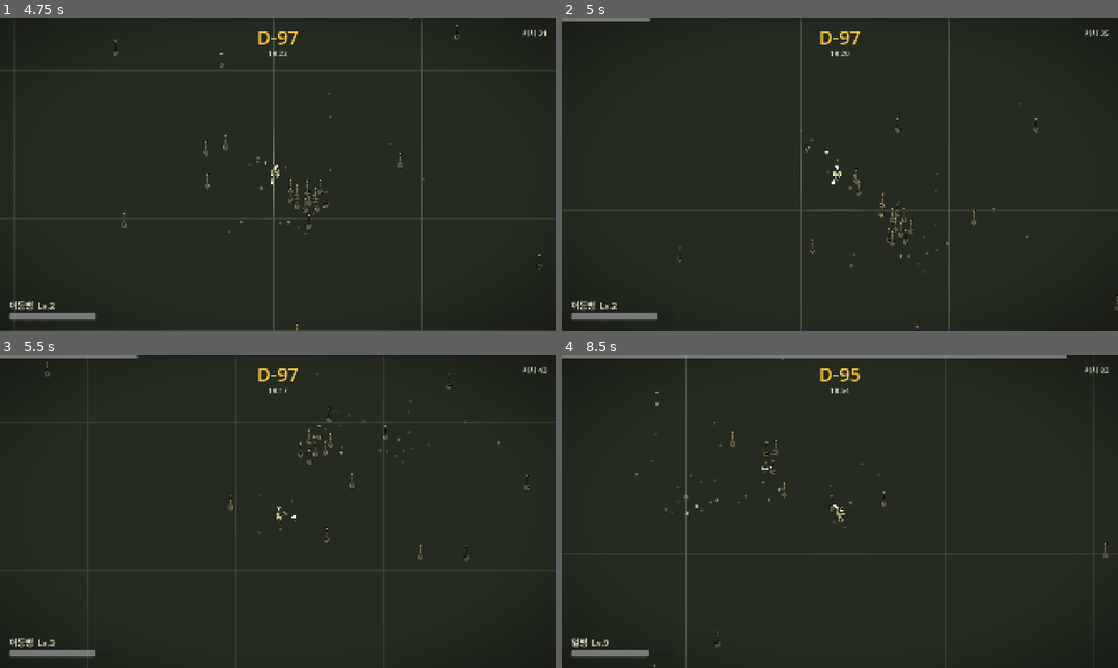
Above: before the commit, frames 1-4 (two rows, left to right).
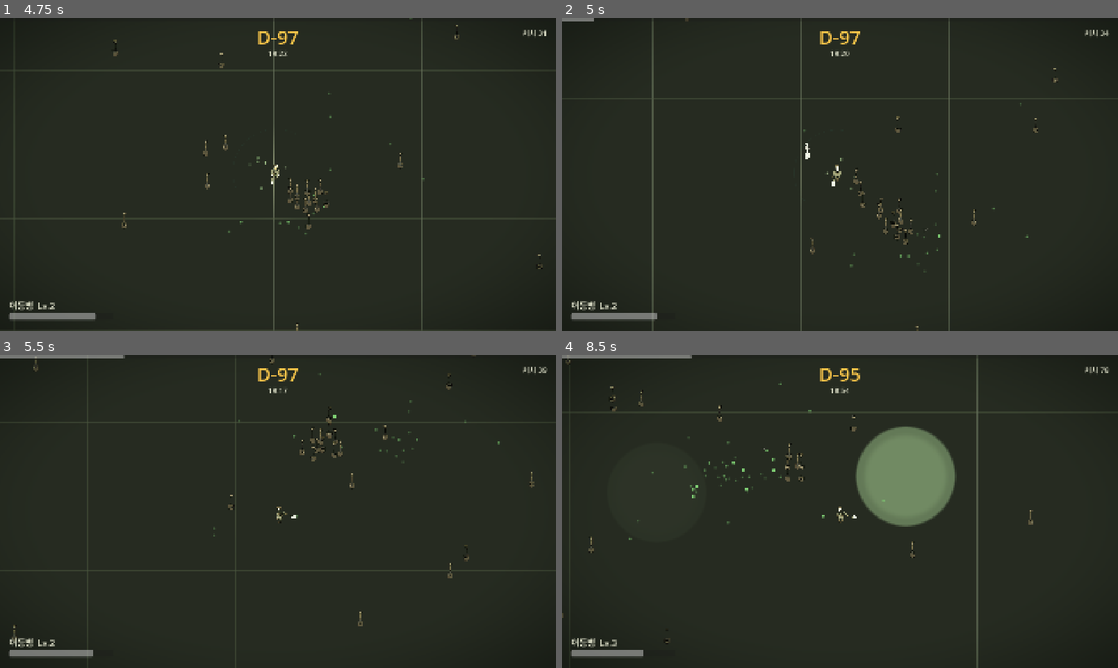
Above: after the commit, the same moments.

Repository: doogi7224/git-playground
Game: Godot game, scene res://tests/playthrough_runner.tscn
Two runs of this game, one before a commit and one after it. Both use one fixed random seed, a clock stepped at 60 frames per second and the inputs below. This scene is started directly instead of the project's main scene.
Inputs:
- Up to frame 1 (4.75 s): tap Enter at 0.5 s; hold D (move_right) 0.53-1.28 s; hold S (move_down) 1.28-2.03 s; hold D (move_right) 2.03-2.78 s; hold W (move_up) 2.78-3.53 s; hold A (move_left) from 3.53 s (still down)
- Up to frame 2 (5 s): keep holding A (move_left)
- Up to frame 3 (5.5 s): release A (move_left) at 5.03 s; hold S (move_down) from 5.03 s (still down)
- Up to frame 4 (8.5 s): release S (move_down) at 5.78 s; hold D (move_right) 5.78-6.53 s; hold W (move_up) 6.53-7.28 s; hold D (move_right) 7.28-8.03 s; hold S (move_down) from 8.03 s (still down)

Frame 1 is identical in both runs. In frame 2, 1.1% of the frame differs, in the area x 5-100%, y 0-100%; in frame 3, 0.6%; in frame 4, 6.9%, in the area x 0-99%, y 0-100%.

Commit message:
fix: 유령 카드 때문에 진급이 통째로 삼켜지던 버그
증상: 20분 판을 자동 플레이하면 Lv.13 에 무기 1개로 죽는다. 3판 다 그랬다.
처음에는 밸런스 문제로 봤는데 아니었다.

원인은 ui/level_up/level_up_screen.gd 의 _show_next 다. 카드를 queue_free 로만
지웠는데, queue_free 는 프레임 끝에야 실제로 지운다. 그래서 그 프레임 동안
죽은 카드가 자식으로 그대로 남아 있고 pressed 도 아직 연결돼 있다.

자동 플레이(와 큐에 남은 사람 입력)는 cards.get_child_count() 를 보고 카드를
누르는데, 이 값이 거짓말을 하니 화면이 닫힌 뒤에도 '유령 카드' 를 누른다.
그러면 _on_card_picked 가 _pending 을 한 번 더 깎아 음수로 만들고,
그 뒤로는 모든 진급이 _show_next 의 _pending <= 0 에 걸려 조용히 삼켜진다.
명령서가 다시는 안 뜨고 플레이어는 시작 무기 하나로 20분을 돈다.

자동 플레이만의 문제가 아니다. 사람이 카드를 더블클릭하거나 스페이스와 클릭이
겹치면 똑같이 그 판이 망가진다.

고친 것

- _clear_cards() 가 remove_child 로 즉시 떼어낸 뒤 queue_free 한다.
  get_child_count() 가 같은 프레임에 진실을 말한다.
- _on_card_picked 는 visible 이 아니면 아무것도 안 한다. 한 벌에서 두 장이
  눌리지 않는다.
- _pending 을 maxi(0, ...) 로 깎는다. 어떤 경로로도 음수가 될 수 없다.

업그레이드 풀 자체는 멀쩡했다. 무작위로 30번 골라 보니 Lv.29 에 무기 8개가
붙는다 -- 문제는 카드가 안 떴던 것이지 뽑기가 아니었다.

검사 505개 (직전 493개). 회귀 테스트가 유령 카드를 두 번 눌러도 다음 진급이
정상적으로 뜨는지, 고른 즉시 자식이 사라지는지 본다.

밸런스 측정 도구도 손봤다.

- 판마다 분 단위로 화면 적 수 / 최대치 / 누적 처치 / HP / Lv 을 찍는 --trace.
  "몇 마리 잡았나" 만으로는 판이 쉬운지 어려운지 모른다. 화면에 적이 쌓이는지가
  핵심이고, 이 표가 8분에 처치량이 못 따라가기 시작하는 걸 바로 보여줬다.
- 측정 전에 세이브를 빈 값으로 격리한다. 그전에는 실제 세이브를 읽고 써서
  PX 강화가 얹힌 채로 재고 판마다 월급이 쌓였다 -- 같은 조건으로 두 번 못 쟀다.
- 판 끝에 들고 있던 무기 목록도 찍는다. 이번 버그를 드러낸 게 이 줄이다.

Co-Authored-By: Claude Opus 5 <noreply@anthropic.com>
Claude-Session: https://claude.ai/code/session_01DH84wvEbpBbH2sZ1nM6fyB

Diff:
--- a/tests/playthrough_runner.gd
+++ b/tests/playthrough_runner.gd
@@ -12,6 +12,9 @@
 
 var _scale: float = 8.0
 var _runs: int = 1
+## 분 단위 표를 같이 찍는다. "몇 마리 잡았나" 만으로는 판이 쉬운지 어려운지 모른다 —
+## 화면에 적이 쌓이는지가 핵심이다. 안 쌓이면 플레이어가 선택할 게 없는 판이다.
+var _trace: bool = false
 var _auto: AutoPlayer = AutoPlayer.new()
 
 
@@ -22,10 +25,17 @@
 			_scale = float(arg.substr(8))
 		elif arg.begins_with("--runs="):
 			_runs = int(arg.substr(7))
+		elif arg == "--trace":
+			_trace = true
 	_go.call_deferred()
 
 
 func _go() -> void:
+	# 밸런스 측정은 빈 세이브에서 시작해야 한다.
+	# 안 그러면 PX 강화가 얹힌 채로 재서 판이 쉬워 보이고, 판마다 월급이 쌓여
+	# 다음 판이 또 달라진다 -- 같은 조건으로 두 번 못 잰다.
+	SaveSystem.autosave = false
+	SaveSystem.data = SaveSystem._default_data()
 	print("=== 20분 자동 플레이 (%d판) ===" % _runs)
 	print("%3s | %8s | %6s | %5s | %6s | %s" % ["#", "생존", "처치", "Lv", "무기", "결과"])
 	print("----|----------|--------|-------|--------|--------")
@@ -37,6 +47,7 @@
 		print("%3d | %6.1fs | %6d | %5d | %6d | %s" % [
 			run + 1, result["elapsed"], result["kills"], result["level"],
 			result["weapons"], "전역" if result["victory"] else "전역 연기 (D-%d)" % result["days_left"]])
+		print("      무기: %s" % [result["weapon_ids"]])
 	print("--- %d판 중 %d판 전역 ---" % [_runs, wins])
 	get_tree().quit(0)
 
@@ -47,8 +58,15 @@
 	await get_tree().process_frame
 
 	var player: Player = arena.get_node("Player")
+	var enemies: EnemyManager = arena.get_node("Enemies")
 	var level_up: Control = arena.get_node("UI/LevelUpScreen")
 	var cards: Node = level_up.get_node("Center/Panel/Margin/VBox/Cards")
+
+	if _trace:
+		print("  분 | 화면 적 | 최대 | 누적 처치 |  HP  | Lv")
+		print("  ---|---------|------|-----------|------|----")
+	var minute: int = 0
+	var peak: int = 0
 
 	Engine.time_scale = _scale
 	var guard: int = 0
@@ -59,6 +77,13 @@
 		if cards.get_child_count() > 0:
 			# 무작위로 고른다. 항상 첫 장만 고르면 한 가지 빌드만 검증하게 된다.
 			(cards.get_child(randi() % cards.get_child_count()) as Button).pressed.emit()
+		peak = maxi(peak, enemies.get_count())
+		if _trace and int(GameState.elapsed / 60.0) > minute:
+			minute = int(GameState.elapsed / 60.0)
+			print("  %2d | %7d | %4d | %9d | %4.0f | %2d" % [
+					minute, enemies.get_count(), peak,
+					int(GameState.run_stats.get("kills", 0)), player.hp, player.level])
+			peak = 0
 	Engine.time_scale = 1.0
 	_auto.release_all()
 
@@ -69,6 +94,8 @@
 		"kills": int(GameState.run_stats.get("kills", 0)),
 		"level": player.level,
 		"weapons": player.weapon_ids().size(),
+		"alive": enemies.get_count(),
+		"weapon_ids": player.weapon_ids(),
 	}
 	arena.queue_free()
 	await get_tree().process_frame
--- a/tests/run_tests.gd
+++ b/tests/run_tests.gd
@@ -11,7 +11,7 @@
 ## 스크립트 하나가 컴파일에 실패하면 그걸 쓰는 테스트 함수가 런타임 에러로 중간에 끊긴다.
 ## 그러면 "0개 실패"가 뜨는데 실제로는 검사가 40개쯤 안 돌았다. 실제로 겪었다.
 ## 새 테스트를 추가하면 이 숫자도 같이 올릴 것.
-const MIN_CHECKS: int = 470
+const MIN_CHECKS: int = 480
 
 var _failures: int = 0
 var _checks: int = 0
@@ -62,6 +62,7 @@
 	test_run_settlement()
 	await test_meta_screens()
 	await test_arena_uses_selection()
+	test_level_up_screen()
 	print("--- %d개 검사 중 %d개 실패, %d개 건너뜀 ---" % [_checks, _failures, _skipped])
 	if _checks < MIN_CHECKS:
 		printerr("  [FAIL] 검사가 %d개만 돌았다 (최소 %d개). 스크립트 에러로 테스트가 중간에 끊겼을 가능성이 높다."
@@ -1515,3 +1516,73 @@
 
 	SaveSystem.data = SaveSystem._default_data()
 	GameState.phase = GameState.Phase.MENU
+
+
+## 레벨업 화면 — 유령 카드와 삼켜지는 진급.
+##
+## _show_next 가 카드를 queue_free 로만 지우던 시절, 그 프레임 동안 죽은 카드가
+## 자식으로 남아 있었다. get_child_count() 가 거짓말을 하고 pressed 도 아직 연결돼
+## 있어서, 자동 플레이나 큐에 남은 입력이 유령 카드를 눌렀다. 그러면 _pending 이
+## 음수가 되고 그 뒤 진급이 전부 _pending <= 0 에 걸려 삼켜진다 —
+## 명령서가 다시는 안 뜨고, 20분 판을 무기 1개로 돈다. 실제로 Lv.13 에 죽었다.
+func test_level_up_screen() -> void:
+	print("[레벨업 화면 — 유령 카드 / 진급이 삼켜지지 않는가]")
+	var screen: Control = (load("res://ui/level_up/level_up_screen.tscn") as PackedScene).instantiate()
+	add_child(screen)
+	var player: Player = (load("res://entities/player/player.tscn") as PackedScene).instantiate()
+	add_child(player)
+	player.setup(null, load("res://data/characters/kim_private.tres") as CharacterData)
+	screen.player = player
+	screen.upgrade_table = load("res://data/upgrades/upgrade_table.tres") as UpgradeTable
+
+	var cards: Node = screen.get_node("Center/Panel/Margin/VBox/Cards")
+
+	# 1회차: 카드가 뜨고, 한 장을 고르면 닫히고 자식이 즉시 사라져야 한다.
+	EventBus.player_leveled.emit(2)
+	_check(screen.visible, "진급하면 명령서가 뜬다")
+	_check(cards.get_child_count() == 3, "명령서가 3장 나온다 (got %d)" % cards.get_child_count())
+	(cards.get_child(0) as Button).pressed.emit()
+	_check(not screen.visible, "한 장을 고르면 닫힌다")
+	_check(cards.get_child_count() == 0,
+			"고른 즉시 카드가 사라진다 — queue_free 만으로는 이번 프레임에 안 사라진다 (got %d)"
+			% cards.get_child_count())
+
+	# 2회차: 닫힌 상태에서 유령 카드를 눌러도 _pending 이 음수가 되면 안 된다.
+	EventBus.player_leveled.emit(3)
+	_check(cards.get_child_count() == 3, "두 번째 진급에도 3장이 나온다")
+	var ghost: Button = cards.get_child(1) as Button
+	ghost.pressed.emit()          # 정상 선택
+	ghost.pressed.emit()          # 같은 카드를 한 번 더 (더블클릭 / 큐에 남은 입력)
+	_check(not screen.visible, "두 번 눌러도 닫힌 상태를 유지한다")
+
+	# 세 번째 진급이 멀쩡히 떠야 한다. 삼켜지면 여기서 걸린다.
+	EventBus.player_leveled.emit(4)
+	_check(screen.visible, "두 번 누른 뒤에도 다음 진급이 삼켜지지 않는다")
+	_check(cards.get_child_count() == 3, "세 번째 진급에도 3장이 나온다")
+	(cards.get_child(0) as Button).pressed.emit()
+
+	# 진급이 밀려 있으면 연달아 내민다.
+	EventBus.player_leveled.emit(5)
+	EventBus.player_leveled.emit(6)
+	_check(screen.visible, "진급이 밀려 있으면 계속 뜬다")
+	(cards.get_child(0) as Button).pressed.emit()
+	_check(screen.visible, "밀린 진급이 남아 있으면 닫지 않는다")
+	(cards.get_child(0) as Button).pressed.emit()
+	_check(not screen.visible, "밀린 진급을 다 쓰면 닫힌다")
+
+	# 실제로 무기가 늘어나는가 — 명령서 전체를 무작위로 30번 돌려 본다.
+	var rng := RandomNumberGenerator.new()
+	rng.seed = 4242
+	var table: UpgradeTable = screen.upgrade_table
+	for _i in 30:
+		var offered: Array[UpgradeData] = table.roll(3, player.upgrade_levels, rng)
+		if offered.is_empty():
+			break
+		player.apply_upgrade(offered[rng.randi() % offered.size()])
+	_check(player.weapon_ids().size() >= 4,
+			"명령서를 무작위로 골라도 무기가 여러 개 붙는다 (got %d개: %s)"
+			% [player.weapon_ids().size(), player.weapon_ids()])
+
+	get_tree().paused = false
+	screen.queue_free()
+	player.queue_free()
--- a/ui/level_up/level_up_screen.gd
+++ b/ui/level_up/level_up_screen.gd
@@ -30,8 +30,7 @@
 	if _pending <= 0:
 		_close()
 		return
-	for child: Node in cards.get_children():
-		child.queue_free()
+	_clear_cards()
 
 	title.text = "병력 운용 명령서 — 진급 %d회 대기" % _pending if _pending > 1 else "병력 운용 명령서"
 
@@ -59,10 +58,25 @@
 		(cards.get_child(0) as Button).grab_focus()
 
 
+## 카드를 즉시 떼어낸다. queue_free 만 하면 이번 프레임 동안 자식이 그대로 남아서
+## get_child_count() 가 거짓말을 하고, 죽은 카드의 pressed 도 아직 연결돼 있다.
+## 그 '유령 카드' 가 눌리면 _pending 이 음수로 내려가고, 그 뒤 진급이 전부
+## _pending <= 0 에 걸려 삼켜진다 — 명령서가 다시는 안 뜬다.
+## 자동 플레이가 Lv.13 에 무기 1개로 죽던 원인이 이거였다. 사람이 더블클릭해도 똑같다.
+func _clear_cards() -> void:
+	for child: Node in cards.get_children():
+		cards.remove_child(child)
+		child.queue_free()
+
+
 func _on_card_picked(upgrade: UpgradeData) -> void:
+	# 한 벌에서 두 장이 눌리는 걸 막는다.
+	if not visible:
+		return
+	_clear_cards()
 	if player != null:
 		player.apply_upgrade(upgrade)
-	_pending -= 1
+	_pending = maxi(0, _pending - 1)
 	if _pending > 0:
 		_show_next()
 	else:
